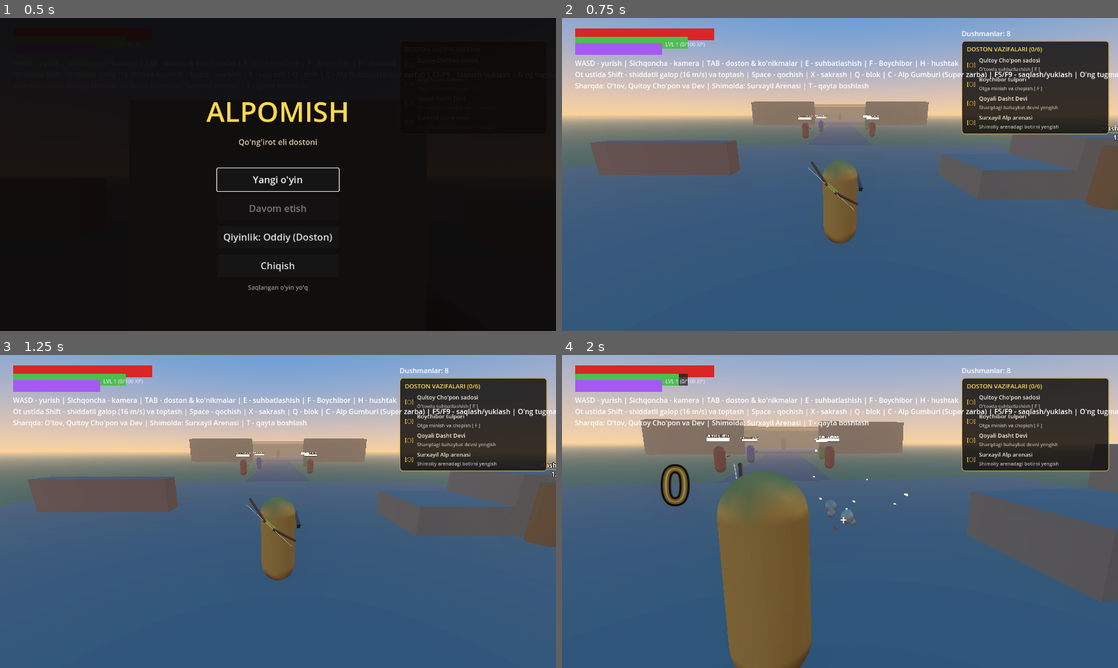
Above: before the commit, frames 1-4 (two rows, left to right).
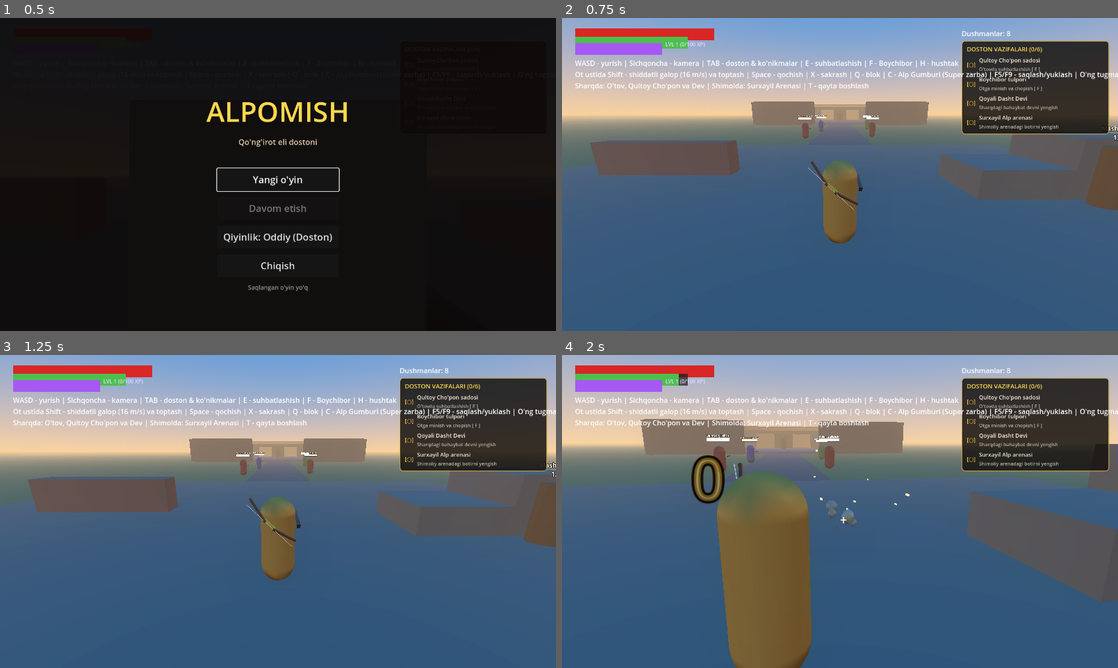
Above: after the commit, the same moments.

Repository: sardorergashev09uzb-commits/yangi
Game: Godot game, scene res://scenes/main.tscn
Same seed, same stepped clock (60 frames per second), same inputs: the game is played once before the commit and once after it.
Inputs (mouse positions are in pixels of both pictures, inside the frame that each line leads up to):
- Up to frame 1 (0.5 s): no input
- Up to frame 2 (0.75 s): click "Yangi o'yin" at 0.5 s
- Up to frame 3 (1.25 s): no input
- Up to frame 4 (2 s): tap Enter at 1.25 s; move the mouse to (867, 511) at 1.27 s; hold W (move_forward) from 1.28 s (still down); hold Right mouse button (aim) from 1.28 s (still down); click (867, 511) at 1.42 s; tap X (jump) at 1.52 s

Frame 1 is identical in both runs. In frame 2, 0.1% of the frame differs, in the area x 46-54%, y 29-33%; in frame 3, 0.1%; in frame 4, 1.3%, in the area x 17-63%, y 25-57%.

Commit message:
Tuzatish: Kamon o'qi krossxayrga 100% to'g'ri uchishi ta'minlandi, Arena shimoliy devorida Zindonga o'tish eshigi ochildi va qulash chegarasi Y < -4.5 ga sezgir qilindi

Diff:
--- a/scripts/player/player.gd
+++ b/scripts/player/player.gd
@@ -154,7 +154,8 @@
 
 	# Cheksizlikka qulashdan himoya (Void Fall Protection):
 	# Agar o'yinchi kutilmaganda xaritadan pastga qulab ketsa (Y < -15.0), uni xavfsiz oxirgi joyga qaytaramiz
-	if global_position.y < -15.0 and state != State.DEAD:
+	if global_position.y < -4.5 and state != State.DEAD:
+		# Cheksizlikka qulash boshlanishi bilanoq darhol boshlang'ich joyga qaytariladi
 		global_position = _spawn + Vector3.UP * 0.5
 		velocity = Vector3.ZERO
 
@@ -271,10 +272,8 @@
 	var target: Vector3 = aim_info.get("target", global_position - rig.global_basis.z * 140.0)
 	var ray_dir: Vector3 = aim_info.get("dir", -rig.global_basis.z)
 
-	# O'q kamon qo'li yaqinidan, lekin qahramon va ot to'sig'idan oldinda chiqadi
-	var spawn := global_position + Vector3.UP * 1.45 + ray_dir * 1.0
-	if _bow_hand and is_instance_valid(_bow_hand) and _bow_hand.is_inside_tree():
-		spawn = _bow_hand.global_position + ray_dir * 0.75
+	# O'q krossxayr nuri (kamera markazi) chizig'i bo'ylab to'g'ridan-to'g'ri chiqadi (aynan krossxayrga uradi)
+	var spawn := global_position + Vector3.UP * 1.4 + ray_dir * 1.1
 
 	var arrow := Arrow.new()
 	arrow.shooter = self
--- a/scripts/world/arena.gd
+++ b/scripts/world/arena.gd
@@ -265,7 +265,10 @@
 	_box(arena_center + Vector3(0, 0.05, 0), Vector3(46, 0.3, 46), Color(0.32, 0.3, 0.35))
 
 	# Atrof tosh devorlari
-	_box(arena_center + Vector3(0, 3, -23), Vector3(46, 6, 2), Color(0.25, 0.24, 0.28))
+	# Shimoliy devor: o'rtasida Zindon Darvozasiga o'tish yo'li (10 metr ochiq darvoza o'rni)
+	_box(arena_center + Vector3(-16, 3, -23), Vector3(14, 6, 2), Color(0.25, 0.24, 0.28))
+	_box(arena_center + Vector3(16, 3, -23), Vector3(14, 6, 2), Color(0.25, 0.24, 0.28))
+	_box(arena_center + Vector3(0, 5.5, -23), Vector3(18, 1, 2), Color(0.25, 0.24, 0.28))
 	_box(arena_center + Vector3(-23, 3, 0), Vector3(2, 6, 46), Color(0.25, 0.24, 0.28))
 	_box(arena_center + Vector3(23, 3, 0), Vector3(2, 6, 46), Color(0.25, 0.24, 0.28))
 
@@ -305,10 +308,10 @@
 	# Darvozani tushirish uchun ichki tosh richag (qamalib qolmaslik uchun)
 	_build_gate_lever(arena_center + Vector3(7.5, 0.0, 21.0))
 
-	# Arena ortidagi tosh yo'lak (Zindon darvozasiga olib boruvchi)
-	_box(Vector3(0, 0.02, -115), Vector3(12, 0.1, 26), Color(0.28, 0.26, 0.29))
-
-	# 11-bosqich: Shimoliy devor ortidagi Qalmoq Zindoni Darvozasi
+	# Arena ortidagi tosh yo'lak (Zindon darvozasiga va zindonga olib boruvchi to'g'ridan-to'g'ri mustahkam yo'l)
+	_box(Vector3(0, 0.02, -125), Vector3(18, 0.2, 55), Color(0.24, 0.22, 0.25))
+
+	# 11-bosqich: Shimoliy devordagi Qalmoq Zindoni Darvozasi
 	_dungeon_gate = DungeonGateScript.new()
 	_dungeon_gate.position = arena_center + Vector3(0, 0, -23)
 	add_child(_dungeon_gate)
@@ -372,9 +375,10 @@
 func _on_boss_defeated() -> void:
 	_boss_defeated_flag = true
 	_fight_started = false
+	# Boss qayerda o'lishidan qat'iy nazar ikkala darvoza to'liq ochiladi
 	if _arena_gate:
 		var t := create_tween()
-		t.tween_property(_arena_gate, "position:y", -6.0, 1.2)
+		t.tween_property(_arena_gate, "position:y", -6.0, 0.8)
 	if _dungeon_gate and is_instance_valid(_dungeon_gate):
 		_dungeon_gate.unlock()
 	var qsys = get_tree().get_first_node_in_group("quest_system")
